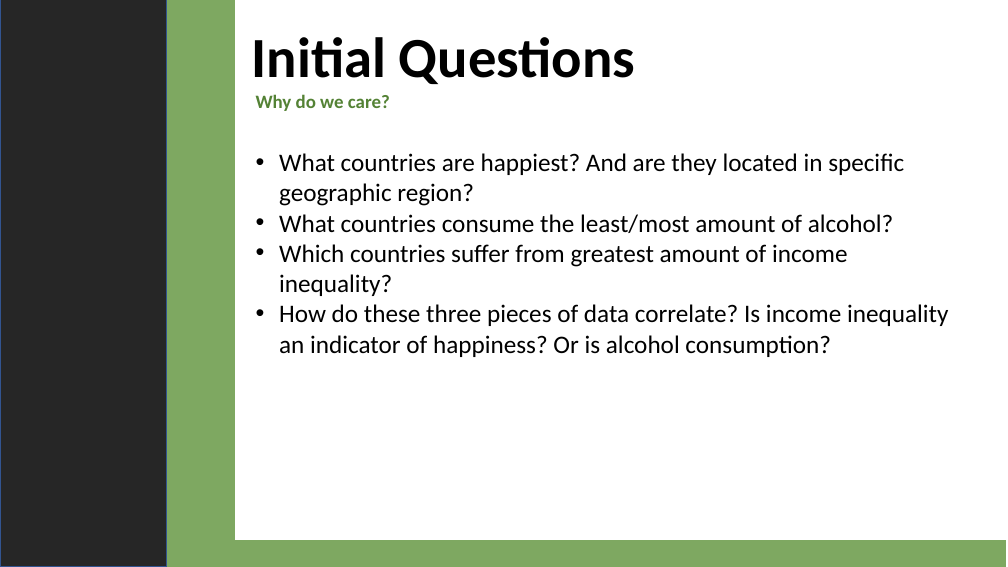
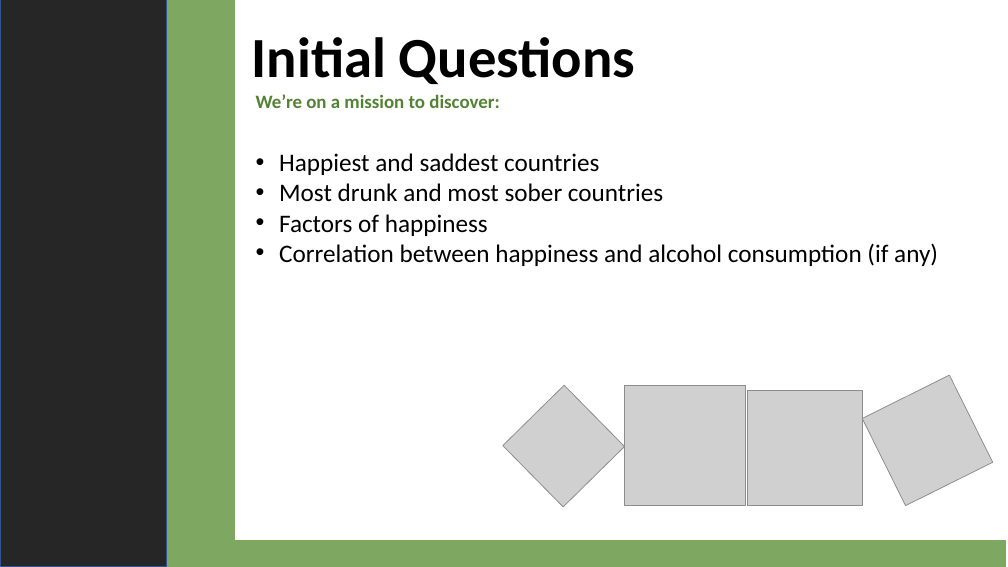
Before and after one commit to 4d4m43/DrinkAndBeHapPY, a slide deck: slide 3 of For Submittal/DrinkandBeHappyFinal.pptx (slide 2 before the commit). Drawn at 1008x567 pixels with LibreOffice and Linux fonts; fonts in the diff are those of the drawing; grey boxes stand for pictures. Boxes give left, top, right and bottom in pixels: in the first picture for what was removed or moved away, otherwise in the second. Text is boxed around its words. In the diff, an @@ line names an element or a change of style, - is before the commit and + after.

```diff
--- a/For Submittal/DrinkandBeHappyFinal.pptx
+++ b/For Submittal/DrinkandBeHappyFinal.pptx
@@ text at [256,94,499,108]: text changed @@
-Why do we care?
+We’re on a mission to discover:
@@ text at [279,153,938,266]: text changed @@
-• What countries are happiest? And are they located in specific geographic region?
-• What countries consume the least/most amount of alcohol?
-• Which countries suffer from greatest amount of income inequality?
-• How do these three pieces of data correlate? Is income inequality an indicator of happiness? Or is alcohol consumption?
+• Happiest and saddest countries
+• Most drunk and most sober countries
+• Factors of happiness
+• Correlation between happiness and alcohol consumption (if any)
@@ group added at [503,375,993,507]: 4 pictures @@
```
Also in this commit, not shown: 8 other slides changed, 5 slides added.
